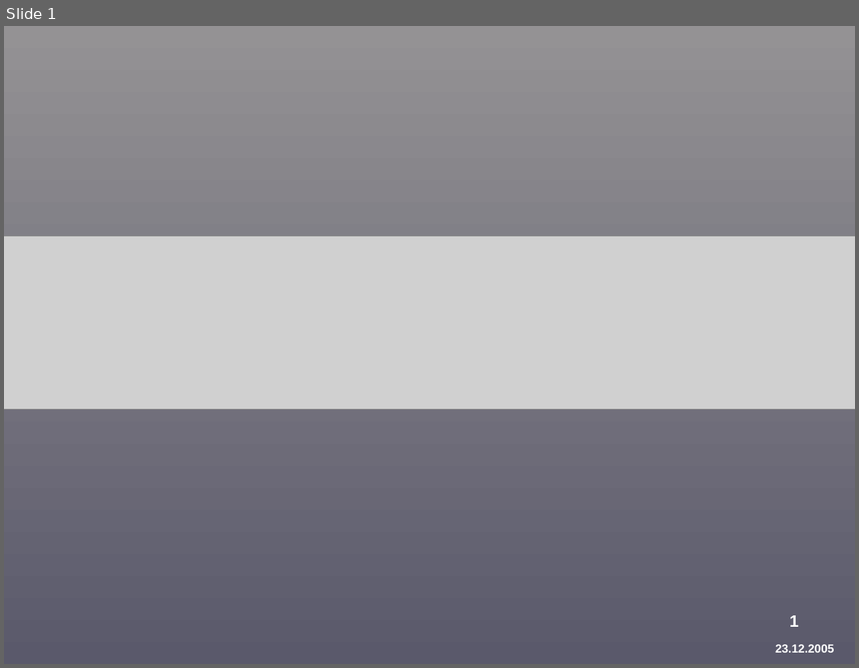
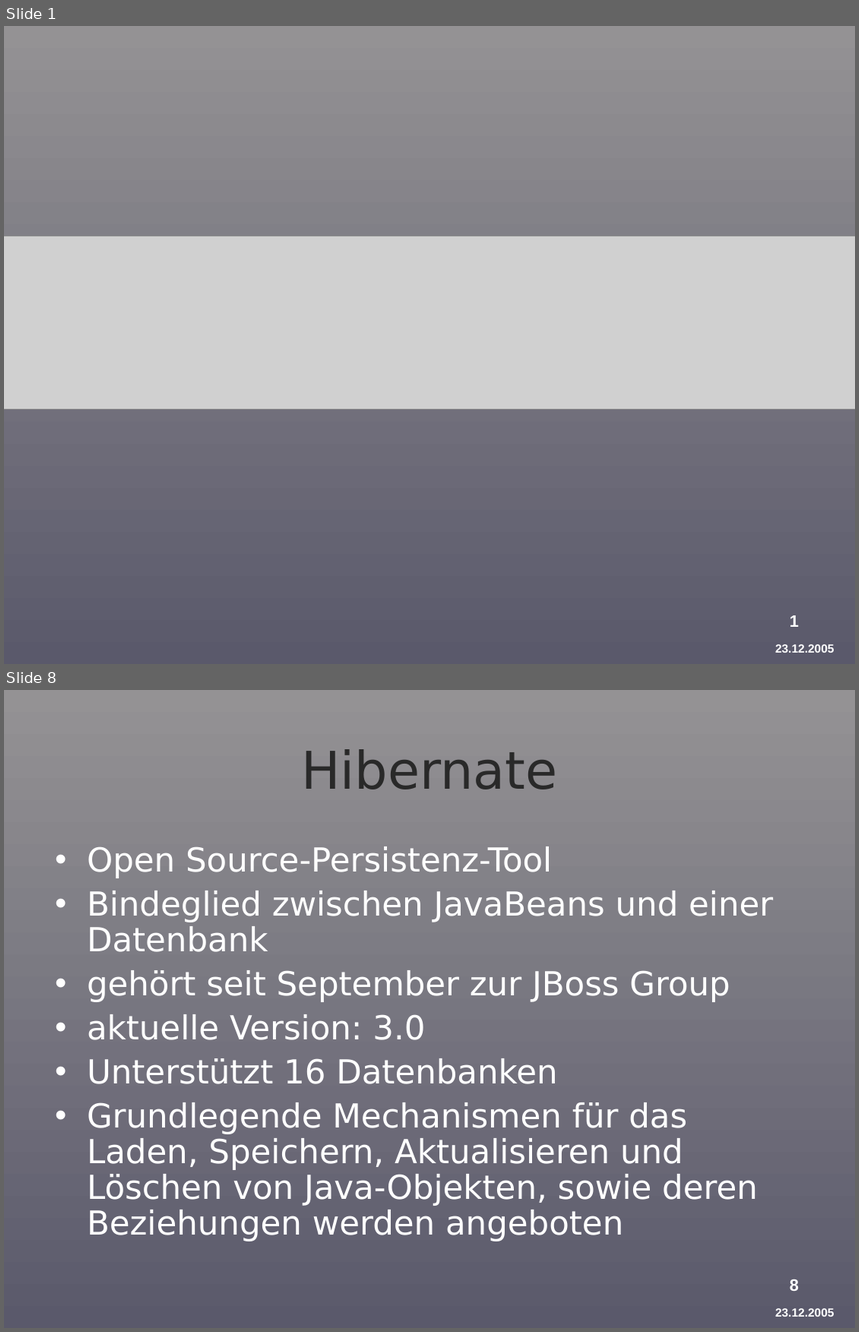
Before and after one commit to BackupTheBerlios/provirent-svn, a slide deck: docu/präsentation/Provirent-Vortrag-3-Forstner.ppt. Shown one above the other, each under a label of ours: slide 1 before the commit, slides 1 and 8 after it; the slides between them are not shown. The pictures are 859x668 and 859x1332 pixels, drawn with LibreOffice and Linux fonts; fonts in the diff are those of the drawing; grey boxes stand for pictures; background and template pictures are left out. Boxes give left, top, right and bottom in pixels: in the first picture for what was removed or moved away, otherwise in the second. Text is boxed around its words. In the diff, an @@ line names an element or a change of style, - is before the commit and + after.

```diff
--- a/docu/präsentation/Provirent-Vortrag-3-Forstner.ppt
+++ b/docu/präsentation/Provirent-Vortrag-3-Forstner.ppt
@@ slide 8 added at bbox=[4, 690, 855, 1328], background gradient #949294 to #5A596B; not listed: 2 template elements that a slide beside it also shows @@
@@ title added at bbox=[301, 749, 557, 790], 44 pt, text #292929 @@
+Hibernate
@@ text added at bbox=[87, 847, 773, 1242], 28 pt, text #FFFFFF @@
+• Open Source-Persistenz-Tool
+• Bindeglied zwischen JavaBeans und einer Datenbank
+• gehört seit September zur JBoss Group
+• aktuelle Version: 3.0
+• Unterstützt 16 Datenbanken
+• Grundlegende Mechanismen für das Laden, Speichern, Aktualisieren und Löschen von Java-Objekten, sowie deren Beziehungen werden angeboten
```
Also in this commit, not shown: 1 slide changed, 8 other slides added, 2 slides removed.
